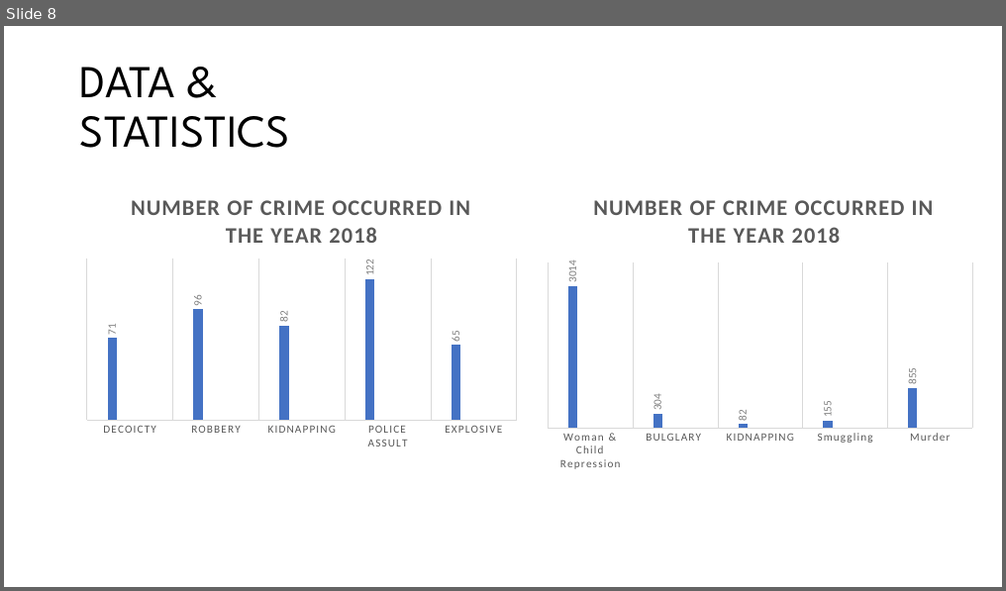
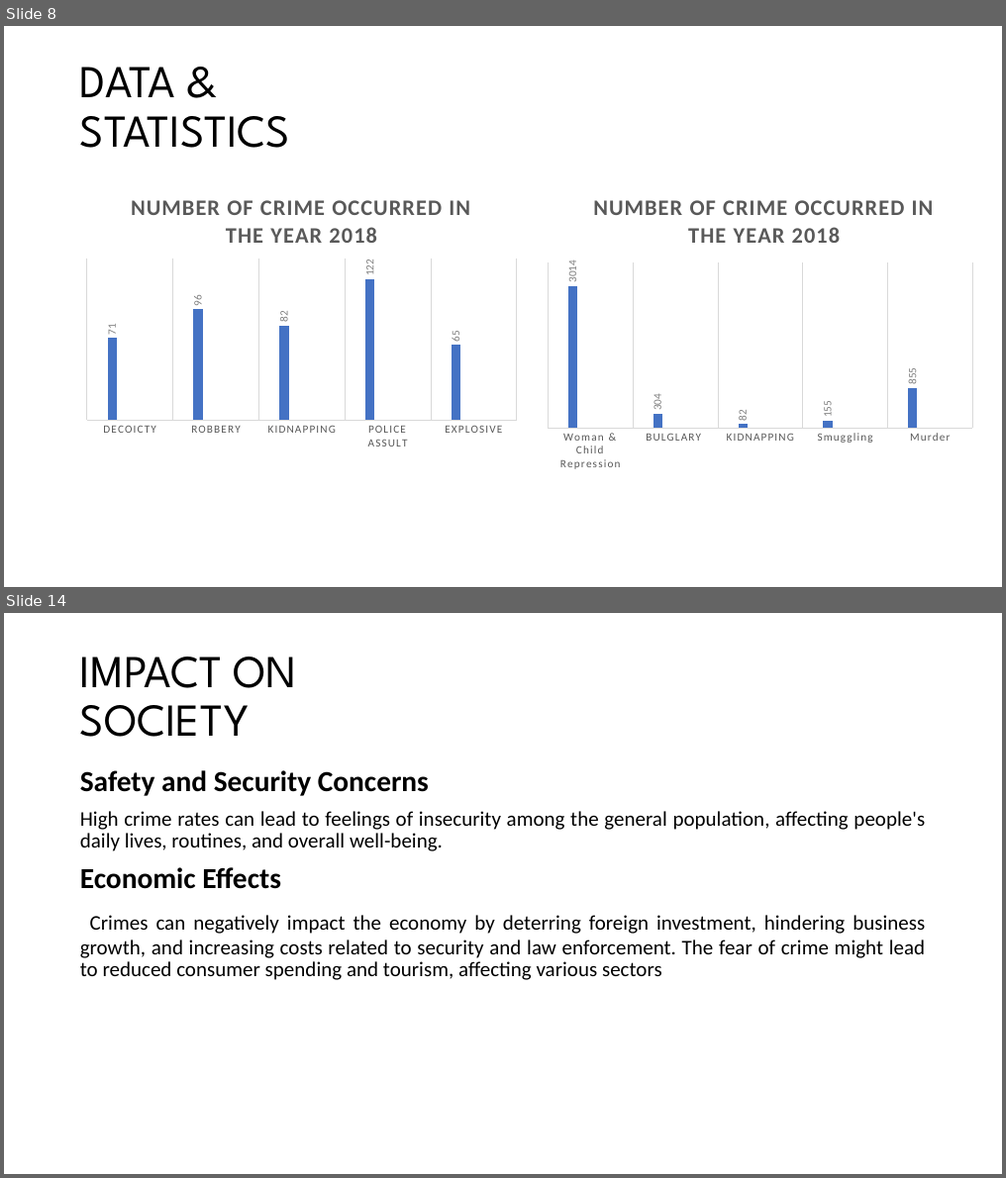
Before and after one commit to Tishat2247019/SUMMER-22-23, a slide deck: BGS/FINAL PRESENTATION/CRIME IN DHAKA CITY.pptx. Shown one above the other, each under a label of ours: slide 8 before the commit, slides 8 and 14 after it; the slides between them are not shown. The pictures are 1006x591 and 1006x1178 pixels, drawn with LibreOffice and Linux fonts; fonts in the diff are those of the drawing. Boxes give left, top, right and bottom in pixels: in the first picture for what was removed or moved away, otherwise in the second. Text is boxed around its words. In the diff, an @@ line names an element or a change of style, - is before the commit and + after.

Commit message:
added causes & impact on society slides

```diff
--- a/BGS/FINAL PRESENTATION/CRIME IN DHAKA CITY.pptx
+++ b/BGS/FINAL PRESENTATION/CRIME IN DHAKA CITY.pptx
@@ slide 14 added at (4, 613, 1002, 1174), background #FFFFFF @@
@@ title added at (80, 657, 297, 737), 44 pt, text #000000 @@
+IMPACT ON SOCIETY
@@ text added at (80, 770, 925, 980), 20 pt, text #000000 @@
+Safety and Security Concerns
+High crime rates can lead to feelings of insecurity among the general population, affecting people's daily lives, routines, and overall well-being.
+Economic Effects
+Crimes can negatively impact the economy by deterring foreign investment, hindering business growth, and increasing costs related to security and law enforcement. The fear of crime might lead to reduced consumer spending and tourism, affecting various sectors
```
Also in this commit, not shown: 8 other slides added.
